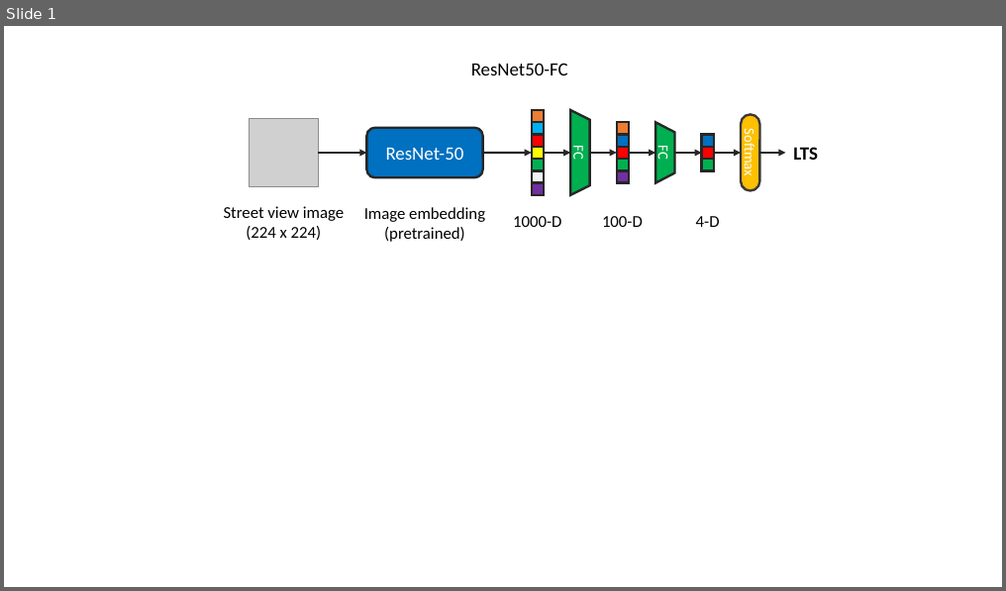
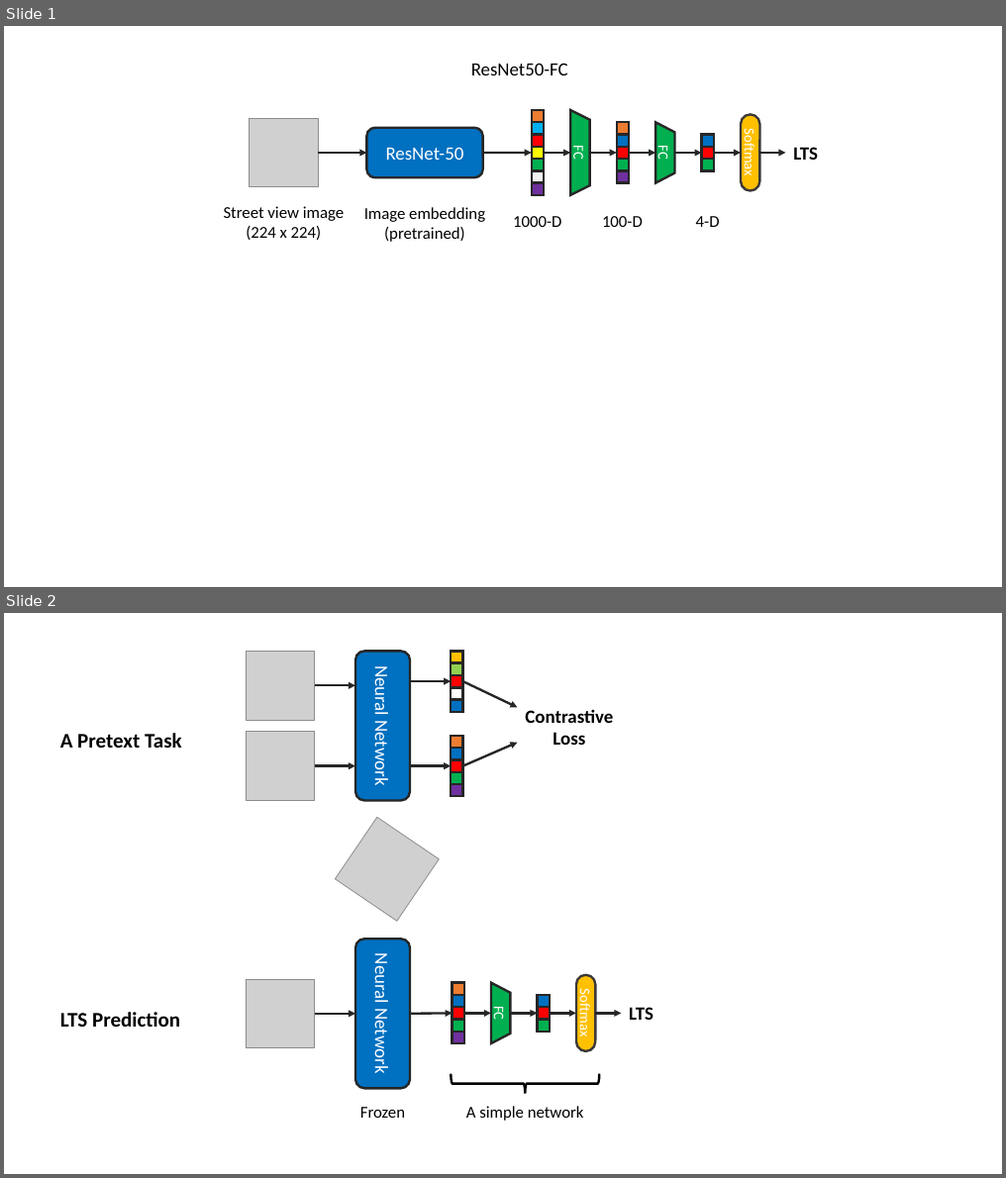
Before and after one commit to lin-bo/AutoLTS, a slide deck: visualization/figures.pptx. Shown one above the other, each under a label of ours: slide 1 before the commit, slides 1 and 2 after it. The pictures are 1006x591 and 1006x1178 pixels, drawn with LibreOffice and Linux fonts; fonts in the diff are those of the drawing; grey boxes stand for pictures. Boxes give left, top, right and bottom in pixels: in the first picture for what was removed or moved away, otherwise in the second. Text is boxed around its words. In the diff, an @@ line names an element or a change of style, - is before the commit and + after.

```diff
--- a/visualization/figures.pptx
+++ b/visualization/figures.pptx
@@ slide 2 added at (4, 613, 1002, 1174), background #FFFFFF @@
@@ group added at (60, 651, 653, 1121): 18 rectangles, 12 arrows, 6 texts, 4 pictures, 3 rounded rectangles, 1 trapezoid, 1 right brace @@
+Neural Network
+Contrastive
+Loss
+Neural Network
+FC
+Softmax
+LTS
+Frozen
+A simple network
+LTS Prediction
+A Pretext Task
```
Also in this commit, not shown: 1 slide removed, 4 other files.
